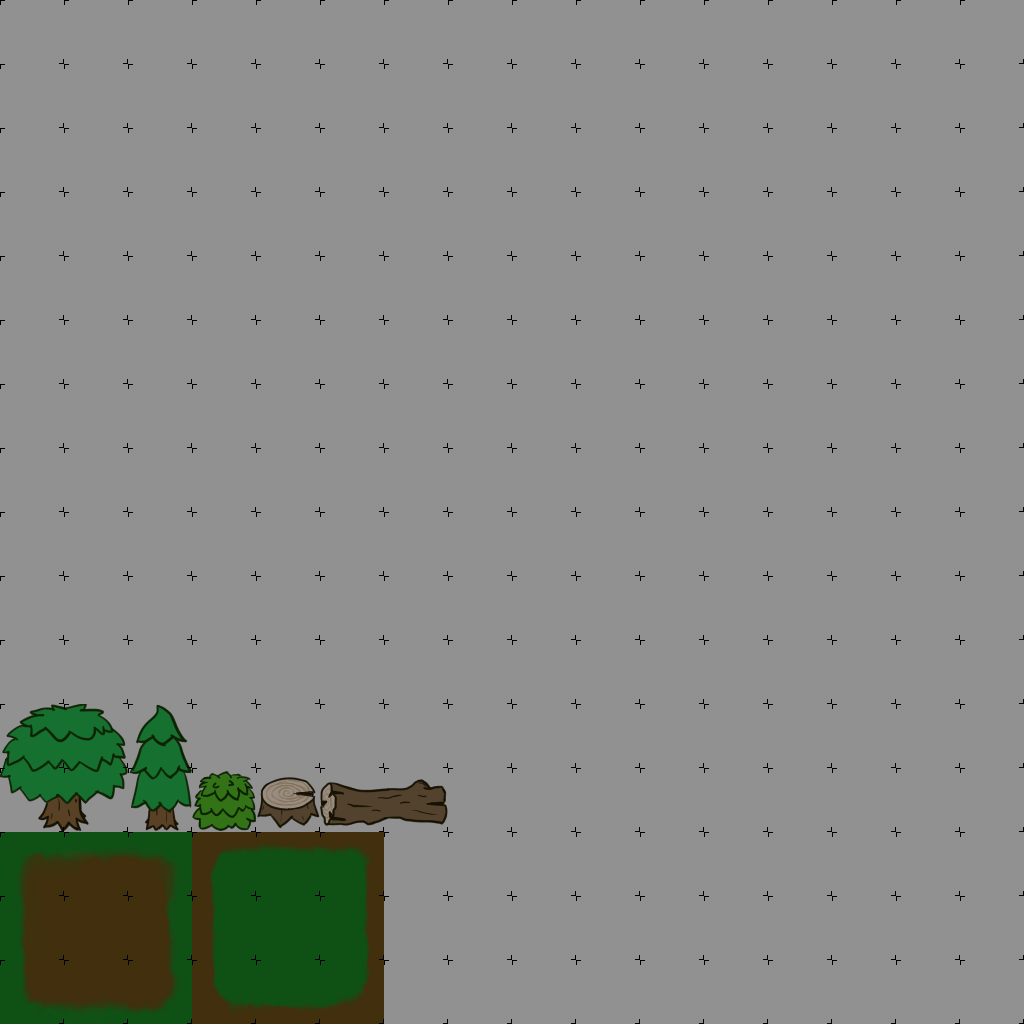
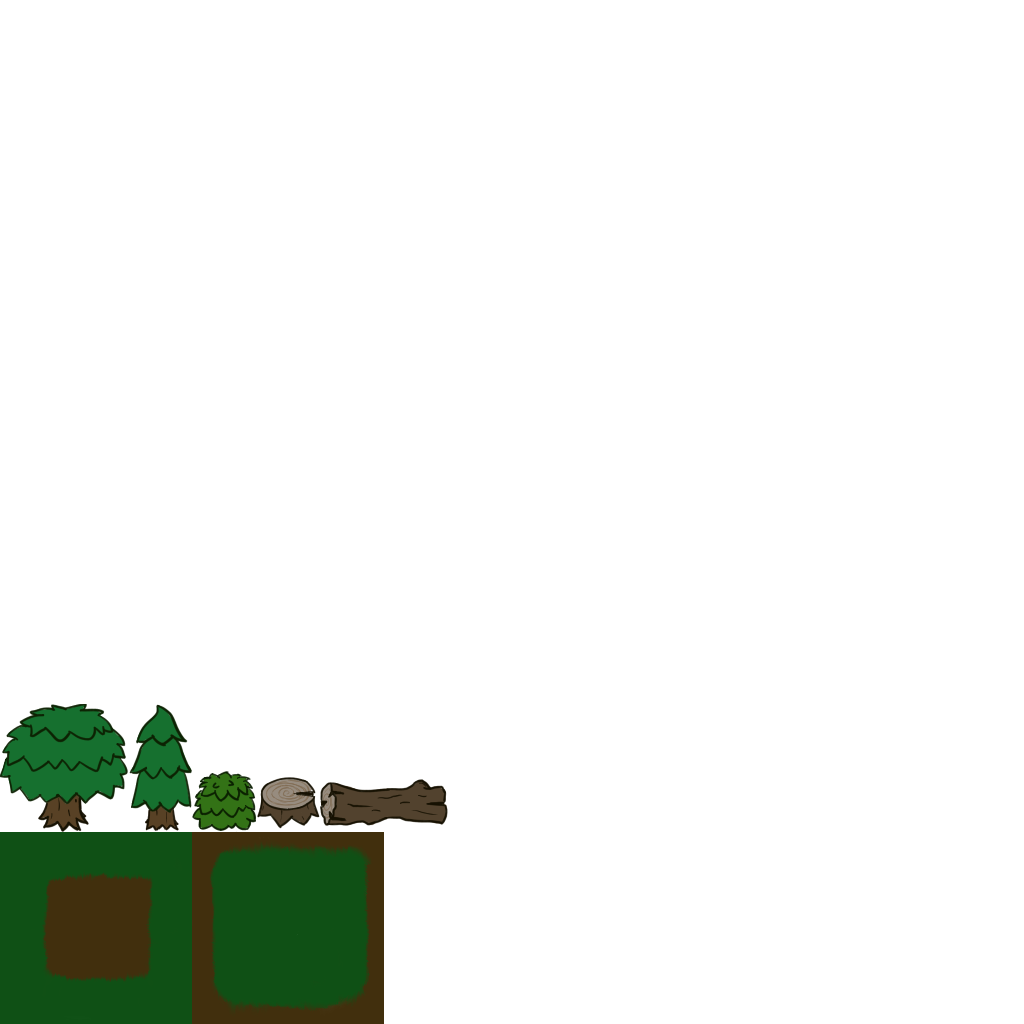
The second 1024×1024 image is a revision of the first. Changes to its layers:
hid group "grid" (20 layers) over [0, 0, 1024, 1024]
painted on "color" (3rd of 5, in "bush") over [128, 704, 320, 896]
painted on "outline" (4th of 4, in "big tree") over [0, 640, 192, 896]
painted on "color" (5th of 5, in "big tree") over [0, 640, 256, 896]
painted on "grass tiles" over [128, 768, 448, 1024]
painted on "dirt tiles" over [0, 768, 256, 1024]
